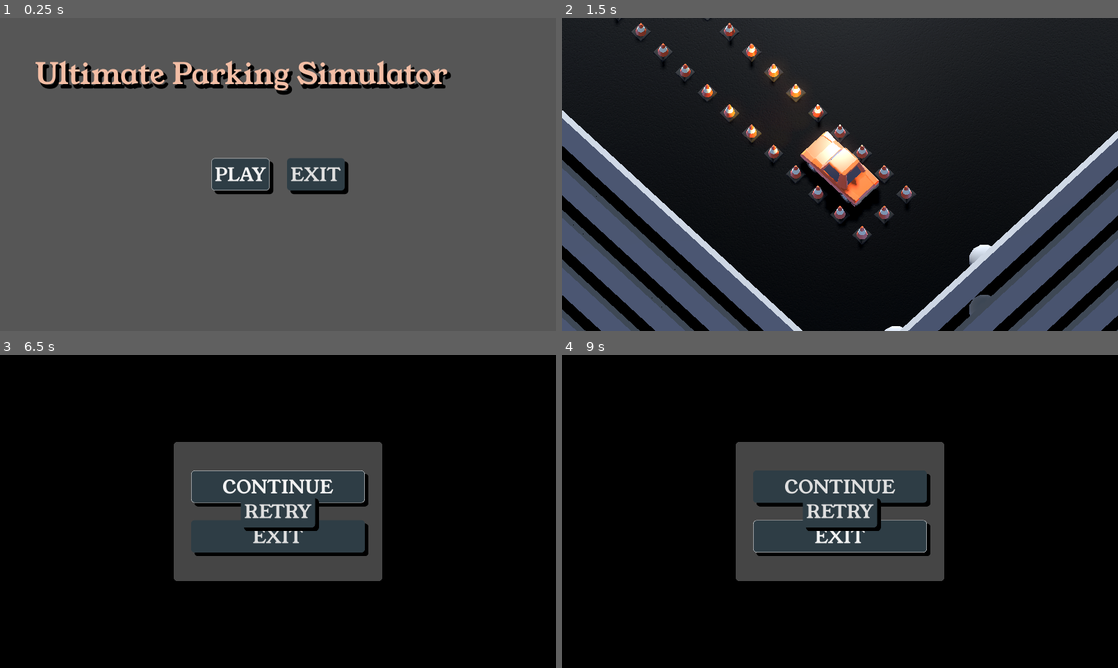
Above: before the commit, frames 1-4 (two rows, left to right).
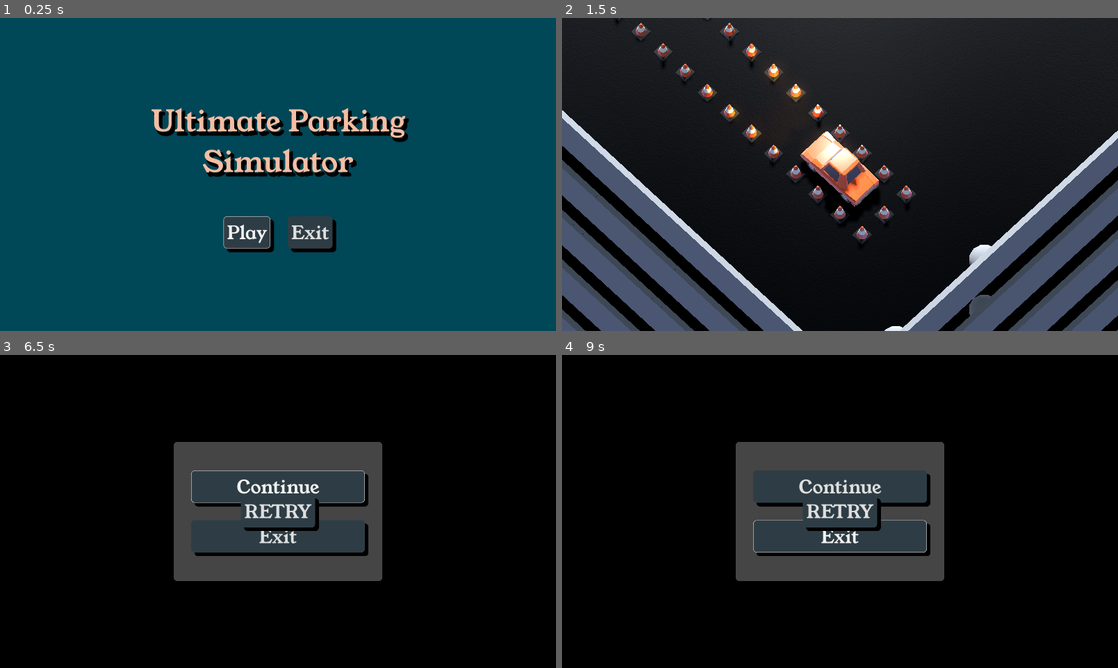
Above: after the commit, the same moments.

Repository: TomMurray/ValetV2
Game: Godot game, scene res://scenes/ui/main_menu.tscn
The game is run twice, just before and just after one commit, with the same random seed, the same clock (stepped at 60 frames per second) and the same inputs.
Inputs:
- Up to frame 1 (0.25 s): no input
- Up to frame 2 (1.5 s): click "PLAY" (after the commit: "Play") at 0.5 s; click "1" at 1.25 s
- Up to frame 3 (6.5 s): tap Enter at 2 s; hold Right (steer_right) 2.03-2.78 s; tap R (restart) at 2.75, 4.25, 5 s; hold Down (brake_reverse) 2.78-3.5 s; click "RETRY" at 3.5 s; hold Right (steer_right) 4.28-5.03 s; hold Up (accelerate) 5.03-5.78 s; hold Left (steer_left) from 5.78 s (still down); tap Escape (ui_cancel) at 6.4 s
- Up to frame 4 (9 s): release Left (steer_left) at 6.5 s; click "CONTINUE" (after the commit: "Continue") at 6.5 s; click "CONTINUE" (after the commit: "Continue") at 7.25 s; tap R (restart) at 8, 8.75 s; hold Left (steer_left) 8.03-8.78 s; hold Down (brake_reverse) from 8.78 s (still down)

The runs differ from the first frame. In frame 1, 100% of the frame differs, in the area x 0-100%, y 0-100%; in frame 2, nothing differs; in frame 3, 0.7%; in frame 4, 0.7%.

Commit message:
Do another pass on menu appearance, trying to make everything sit nicer

Diff:
--- a/scenes/ui/level_select.tscn
+++ b/scenes/ui/level_select.tscn
@@ -36,7 +36,7 @@
 grow_vertical = 2
 theme = ExtResource("1_15hmw")
 script = ExtResource("2_n51pb")
-initial_focus_button = NodePath("MarginContainer/CenterContainer/VBoxContainer/FlowContainer/level1/follow_link_button")
+initial_focus_button = NodePath("MarginContainer/CenterContainer/VBoxContainer/FlowContainer/follow_link_button")
 
 [node name="ColorRect" type="ColorRect" parent="."]
 layout_mode = 1
@@ -45,7 +45,7 @@
 anchor_bottom = 1.0
 grow_horizontal = 2
 grow_vertical = 2
-color = Color(0, 0, 0, 1)
+color = Color(0.2, 0.223529, 0.811765, 1)
 
 [node name="MarginContainer" type="MarginContainer" parent="."]
 layout_mode = 1
@@ -64,99 +64,67 @@
 
 [node name="VBoxContainer" type="VBoxContainer" parent="MarginContainer/CenterContainer"]
 layout_mode = 2
+theme_override_constants/separation = 10
 alignment = 1
 
 [node name="FlowContainer" type="FlowContainer" parent="MarginContainer/CenterContainer/VBoxContainer"]
 layout_mode = 2
+theme_override_constants/h_separation = 10
+theme_override_constants/v_separation = 10
 alignment = 1
 vertical = true
 
-[node name="level1" type="MarginContainer" parent="MarginContainer/CenterContainer/VBoxContainer/FlowContainer"]
-layout_mode = 2
-theme_override_constants/margin_left = 10
-theme_override_constants/margin_top = 10
-theme_override_constants/margin_right = 10
-theme_override_constants/margin_bottom = 10
-
-[node name="follow_link_button" parent="MarginContainer/CenterContainer/VBoxContainer/FlowContainer/level1" node_paths=PackedStringArray("link_tree_node") instance=ExtResource("2_rjawy")]
+[node name="follow_link_button" parent="MarginContainer/CenterContainer/VBoxContainer/FlowContainer" node_paths=PackedStringArray("link_tree_node") instance=ExtResource("2_rjawy")]
 custom_minimum_size = Vector2(100, 0)
 layout_mode = 2
-focus_neighbor_right = NodePath("../../level2/follow_link_button")
-focus_neighbor_bottom = NodePath("../../../follow_return_button")
+focus_neighbor_right = NodePath("../follow_link_button2")
+focus_neighbor_bottom = NodePath("../../follow_return_button")
 text = "1"
-link_tree_node = NodePath("../../../../../../link_tree_node")
+link_tree_node = NodePath("../../../../../link_tree_node")
 link = SubResource("Resource_6kiop")
 
-[node name="level2" type="MarginContainer" parent="MarginContainer/CenterContainer/VBoxContainer/FlowContainer"]
-layout_mode = 2
-theme_override_constants/margin_left = 10
-theme_override_constants/margin_top = 10
-theme_override_constants/margin_right = 10
-theme_override_constants/margin_bottom = 10
-
-[node name="follow_link_button" parent="MarginContainer/CenterContainer/VBoxContainer/FlowContainer/level2" node_paths=PackedStringArray("link_tree_node") instance=ExtResource("2_rjawy")]
+[node name="follow_link_button2" parent="MarginContainer/CenterContainer/VBoxContainer/FlowContainer" node_paths=PackedStringArray("link_tree_node") instance=ExtResource("2_rjawy")]
 custom_minimum_size = Vector2(100, 0)
 layout_mode = 2
-focus_neighbor_left = NodePath("../../level1/follow_link_button")
-focus_neighbor_right = NodePath("../../level3/follow_link_button")
-focus_neighbor_bottom = NodePath("../../../follow_return_button")
+focus_neighbor_left = NodePath("../follow_link_button")
+focus_neighbor_right = NodePath("../follow_link_button3")
+focus_neighbor_bottom = NodePath("../../follow_return_button")
 text = "2"
-link_tree_node = NodePath("../../../../../../link_tree_node")
+link_tree_node = NodePath("../../../../../link_tree_node")
 link = SubResource("Resource_0u8lk")
 
-[node name="level3" type="MarginContainer" parent="MarginContainer/CenterContainer/VBoxContainer/FlowContainer"]
-layout_mode = 2
-theme_override_constants/margin_left = 10
-theme_override_constants/margin_top = 10
-theme_override_constants/margin_right = 10
-theme_override_constants/margin_bottom = 10
-
-[node name="follow_link_button" parent="MarginContainer/CenterContainer/VBoxContainer/FlowContainer/level3" node_paths=PackedStringArray("link_tree_node") instance=ExtResource("2_rjawy")]
+[node name="follow_link_button3" parent="MarginContainer/CenterContainer/VBoxContainer/FlowContainer" node_paths=PackedStringArray("link_tree_node") instance=ExtResource("2_rjawy")]
 custom_minimum_size = Vector2(100, 0)
 layout_mode = 2
-focus_neighbor_left = NodePath("../../level2/follow_link_button")
-focus_neighbor_right = NodePath("../../level4/follow_link_button")
-focus_neighbor_bottom = NodePath("../../../follow_return_button")
+focus_neighbor_left = NodePath("../follow_link_button2")
+focus_neighbor_right = NodePath("../follow_link_button4")
+focus_neighbor_bottom = NodePath("../../follow_return_button")
 text = "3"
-link_tree_node = NodePath("../../../../../../link_tree_node")
+link_tree_node = NodePath("../../../../../link_tree_node")
 link = SubResource("Resource_a5hba")
 
-[node name="level4" type="MarginContainer" parent="MarginContainer/CenterContainer/VBoxContainer/FlowContainer"]
-layout_mode = 2
-theme_override_constants/margin_left = 10
-theme_override_constants/margin_top = 10
-theme_override_constants/margin_right = 10
-theme_override_constants/margin_bottom = 10
-
-[node name="follow_link_button" parent="MarginContainer/CenterContainer/VBoxContainer/FlowContainer/level4" node_paths=PackedStringArray("link_tree_node") instance=ExtResource("2_rjawy")]
+[node name="follow_link_button4" parent="MarginContainer/CenterContainer/VBoxContainer/FlowContainer" node_paths=PackedStringArray("link_tree_node") instance=ExtResource("2_rjawy")]
 custom_minimum_size = Vector2(100, 0)
 layout_mode = 2
-focus_neighbor_left = NodePath("../../level3/follow_link_button")
-focus_neighbor_right = NodePath("../../level5/follow_link_button")
-focus_neighbor_bottom = NodePath("../../../follow_return_button")
+focus_neighbor_left = NodePath("../follow_link_button3")
+focus_neighbor_right = NodePath("../follow_link_button5")
+focus_neighbor_bottom = NodePath("../../follow_return_button")
 text = "4"
-link_tree_node = NodePath("../../../../../../link_tree_node")
+link_tree_node = NodePath("../../../../../link_tree_node")
 link = SubResource("Resource_yu20o")
 
-[node name="level5" type="MarginContainer" parent="MarginContainer/CenterContainer/VBoxContainer/FlowContainer"]
-layout_mode = 2
-theme_override_constants/margin_left = 10
-theme_override_constants/margin_top = 10
-theme_override_constants/margin_right = 10
-theme_override_constants/margin_bottom = 10
-
-[node name="follow_link_button" parent="MarginContainer/CenterContainer/VBoxContainer/FlowContainer/level5" node_paths=PackedStringArray("link_tree_node") instance=ExtResource("2_rjawy")]
+[node name="follow_link_button5" parent="MarginContainer/CenterContainer/VBoxContainer/FlowContainer" node_paths=PackedStringArray("link_tree_node") instance=ExtResource("2_rjawy")]
 custom_minimum_size = Vector2(100, 0)
 layout_mode = 2
-focus_neighbor_left = NodePath("../../level4/follow_link_button")
-focus_neighbor_bottom = NodePath("../../../follow_return_button")
+focus_neighbor_left = NodePath("../follow_link_button4")
+focus_neighbor_bottom = NodePath("../../follow_return_button")
 text = "5"
-link_tree_node = NodePath("../../../../../../link_tree_node")
+link_tree_node = NodePath("../../../../../link_tree_node")
 link = SubResource("Resource_flgu8")
 
 [node name="follow_return_button" parent="MarginContainer/CenterContainer/VBoxContainer" node_paths=PackedStringArray("link_tree_node") instance=ExtResource("4_gaxdp")]
 layout_mode = 2
-focus_neighbor_top = NodePath("../FlowContainer/level1/follow_link_button")
+focus_neighbor_top = NodePath("../FlowContainer/follow_link_button")
 text = "BACK"
 link_tree_node = NodePath("../../../../link_tree_node")
 
--- a/scenes/ui/main_menu.tscn
+++ b/scenes/ui/main_menu.tscn
@@ -27,7 +27,7 @@
 grow_vertical = 2
 theme = ExtResource("1_m8ha8")
 script = ExtResource("1_8w4p6")
-control_to_focus = NodePath("CenterContainer/HBoxContainer/follow_link_button")
+control_to_focus = NodePath("Control/MarginContainer/CenterContainer/VBoxContainer/HBoxContainer/follow_link_button")
 
 [node name="ColorRect" type="ColorRect" parent="."]
 layout_mode = 1
@@ -37,7 +37,7 @@
 grow_horizontal = 2
 grow_vertical = 2
 theme = ExtResource("1_m8ha8")
-color = Color(0.337255, 0.337255, 0.337255, 1)
+color = Color(0, 0.278431, 0.341176, 1)
 
 [node name="Control" type="Control" parent="."]
 layout_mode = 1
@@ -55,44 +55,45 @@
 grow_horizontal = 2
 grow_vertical = 2
 theme_override_constants/margin_left = 100
-theme_override_constants/margin_top = 100
+theme_override_constants/margin_top = 200
 theme_override_constants/margin_right = 100
-theme_override_constants/margin_bottom = 100
+theme_override_constants/margin_bottom = 200
 
-[node name="RichTextLabel" type="RichTextLabel" parent="Control/MarginContainer"]
+[node name="CenterContainer" type="CenterContainer" parent="Control/MarginContainer"]
+layout_mode = 2
+
+[node name="VBoxContainer" type="VBoxContainer" parent="Control/MarginContainer/CenterContainer"]
+layout_mode = 2
+theme_override_constants/separation = 100
+alignment = 1
+
+[node name="RichTextLabel" type="RichTextLabel" parent="Control/MarginContainer/CenterContainer/VBoxContainer"]
+custom_minimum_size = Vector2(900, 0)
 layout_mode = 2
 theme = ExtResource("6_20bvr")
 bbcode_enabled = true
-text = "Ultimate Parking Simulator"
+text = "[center]Ultimate Parking Simulator[/center]"
 fit_content = true
 
-[node name="CenterContainer" type="CenterContainer" parent="."]
-layout_mode = 1
-anchors_preset = 15
-anchor_right = 1.0
-anchor_bottom = 1.0
-grow_horizontal = 2
-grow_vertical = 2
-
-[node name="HBoxContainer" type="HBoxContainer" parent="CenterContainer"]
+[node name="HBoxContainer" type="HBoxContainer" parent="Control/MarginContainer/CenterContainer/VBoxContainer"]
 layout_mode = 2
 theme_override_constants/separation = 50
 alignment = 1
 
-[node name="follow_link_button" parent="CenterContainer/HBoxContainer" node_paths=PackedStringArray("link_tree_node") instance=ExtResource("2_eyd24")]
+[node name="follow_link_button" parent="Control/MarginContainer/CenterContainer/VBoxContainer/HBoxContainer" node_paths=PackedStringArray("link_tree_node") instance=ExtResource("2_eyd24")]
 unique_name_in_owner = true
 layout_mode = 2
-text = "PLAY"
-link_tree_node = NodePath("../../../LinkTreeNode")
+text = "Play"
+link_tree_node = NodePath("../../../../../../LinkTreeNode")
 link = SubResource("Resource_6rr3b")
 
-[node name="exit_button" type="Button" parent="CenterContainer/HBoxContainer"]
+[node name="exit_button" type="Button" parent="Control/MarginContainer/CenterContainer/VBoxContainer/HBoxContainer"]
 layout_mode = 2
-text = "EXIT"
+text = "Exit"
 script = SubResource("GDScript_lnjog")
 
 [node name="LinkTreeNode" type="Node" parent="." node_paths=PackedStringArray("scene_node_reference")]
 script = ExtResource("5_mteg7")
 scene_node_reference = NodePath("..")
 
-[connection signal="pressed" from="CenterContainer/HBoxContainer/exit_button" to="CenterContainer/HBoxContainer/exit_button" method="quit"]
+[connection signal="pressed" from="Control/MarginContainer/CenterContainer/VBoxContainer/HBoxContainer/exit_button" to="Control/MarginContainer/CenterContainer/VBoxContainer/HBoxContainer/exit_button" method="quit"]
--- a/scenes/ui/pause_screen.tscn
+++ b/scenes/ui/pause_screen.tscn
@@ -53,13 +53,13 @@
 unique_name_in_owner = true
 layout_mode = 2
 focus_neighbor_bottom = NodePath("../exit_button")
-text = "CONTINUE"
+text = "Continue"
 
 [node name="exit_button" parent="CenterContainer/Panel/MarginContainer/VBoxContainer" instance=ExtResource("3_p4tk4")]
 unique_name_in_owner = true
 layout_mode = 2
 focus_neighbor_top = NodePath("../continue_button")
-text = "EXIT"
+text = "Exit"
 
 [connection signal="pressed" from="CenterContainer/Panel/MarginContainer/VBoxContainer/continue_button" to="." method="_on_button_pressed"]
 [connection signal="pressed" from="CenterContainer/Panel/MarginContainer/VBoxContainer/exit_button" to="." method="_on_button_pressed"]
